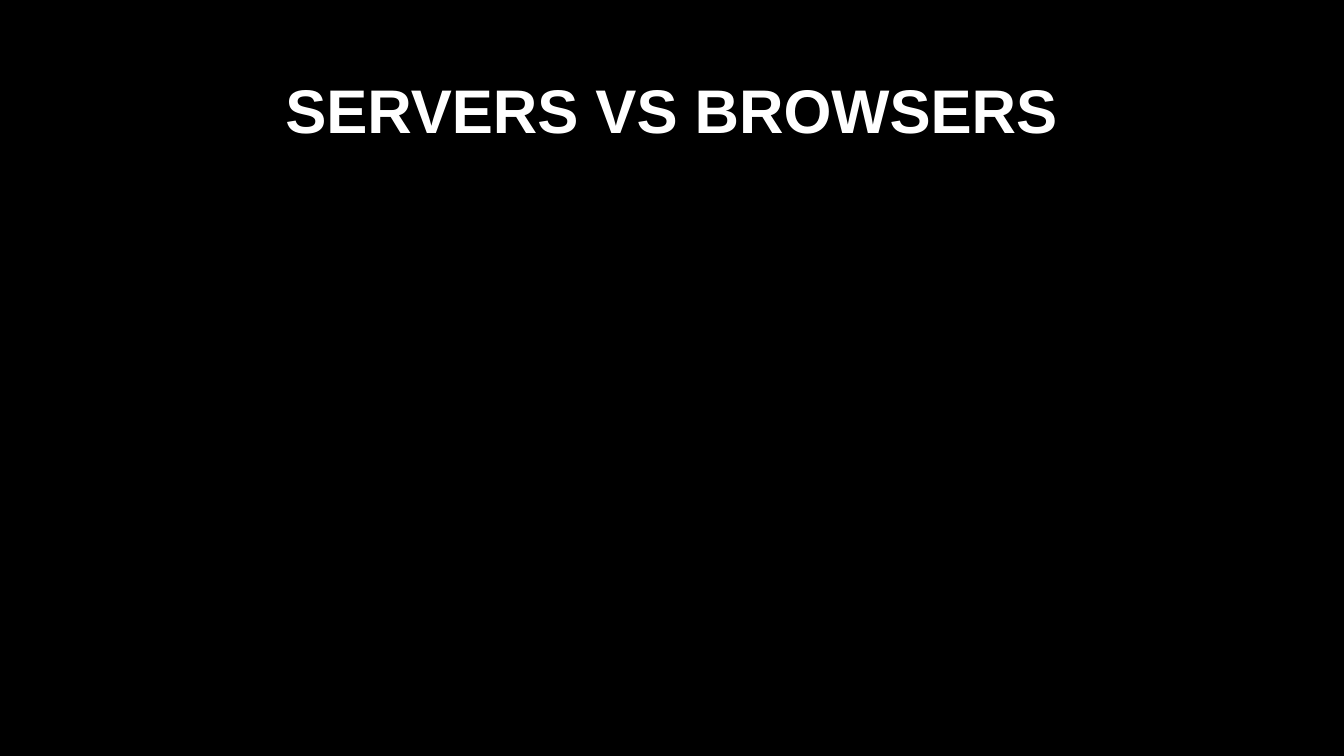
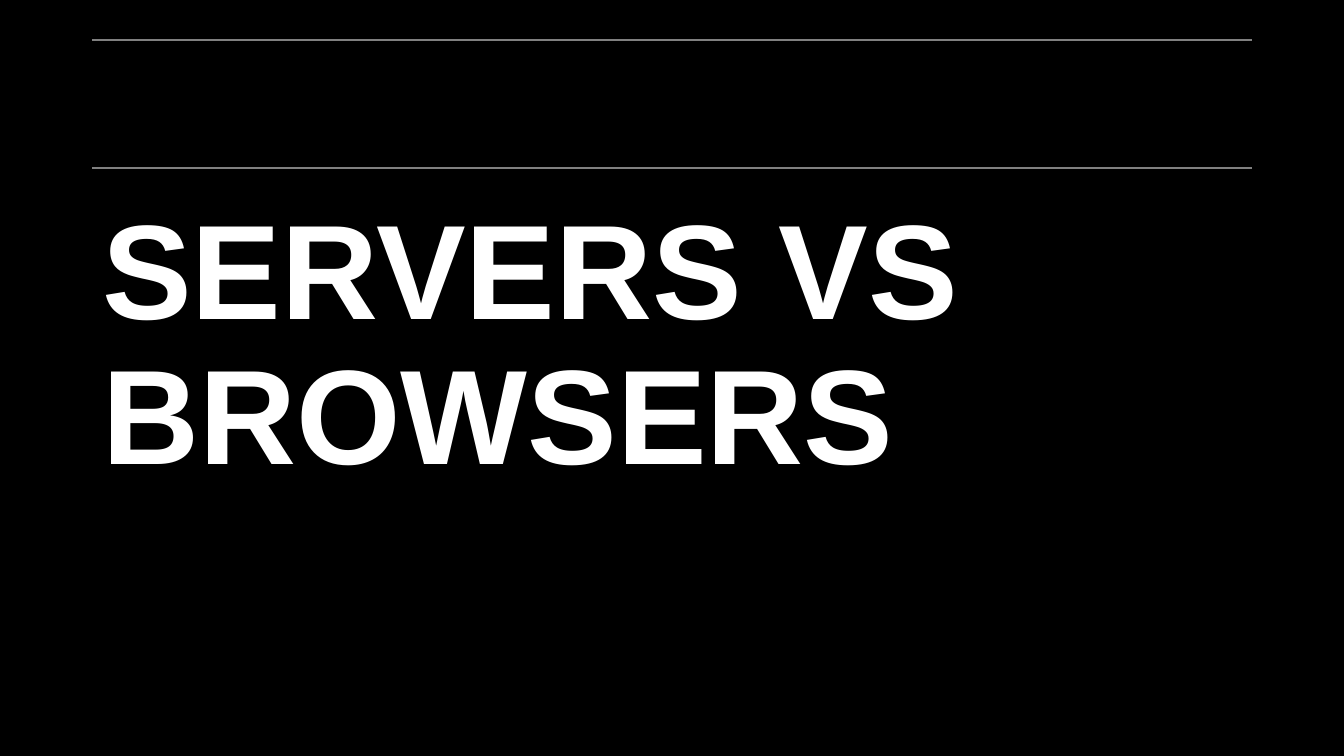
Before and after one commit to lipsitzm/PFNP, a slide deck: slide 26 of PFNP Single Day.pptx. Drawn at 1344x756 pixels with LibreOffice and Linux fonts; fonts in the diff are those of the drawing; background and template pictures are left out. Boxes give left, top, right and bottom in pixels: in the first picture for what was removed or moved away, otherwise in the second. Text is boxed around its words. In the diff, an @@ line names an element or a change of style, - is before the commit and + after.

```diff
--- a/PFNP Single Day.pptx
+++ b/PFNP Single Day.pptx
@@ line added from (93, 40) to (1252, 40), #808080 1 pt @@
@@ line added from (93, 168) to (1252, 168), #808080 1 pt @@
@@ title "SERVERS VS BROWSERS": place and size @@
-title "SERVERS VS BROWSERS" at bbox=[93, 40, 1252, 187]
+title "SERVERS VS BROWSERS" at bbox=[93, 199, 1101, 617]
@@ title "SERVERS VS BROWSERS" at bbox=[93, 199, 1101, 617]: size 44 to 96 pt; alignment centre to left; vertical alignment middle to top @@
```
Also in this commit, not shown: 12 other slides changed.
